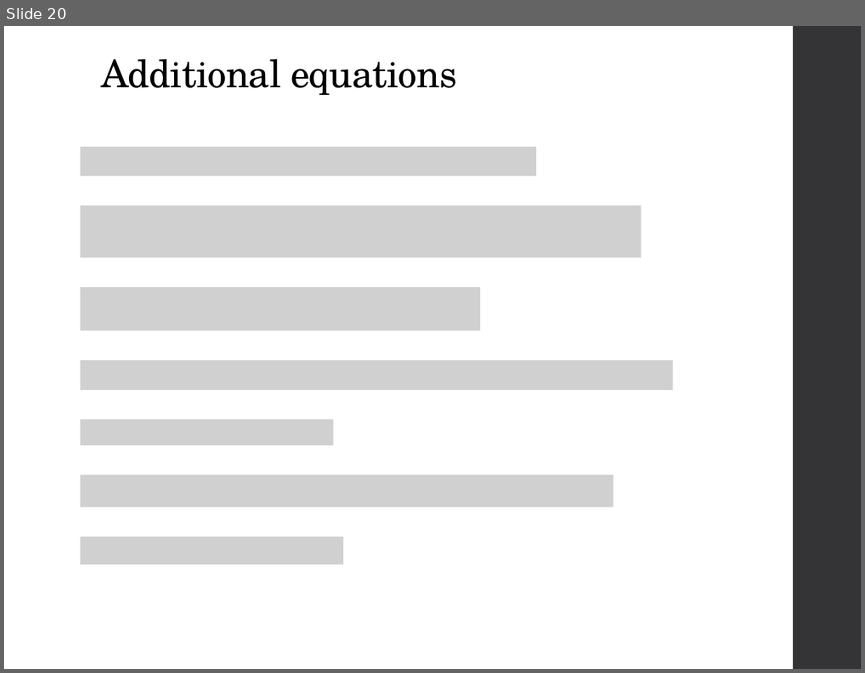
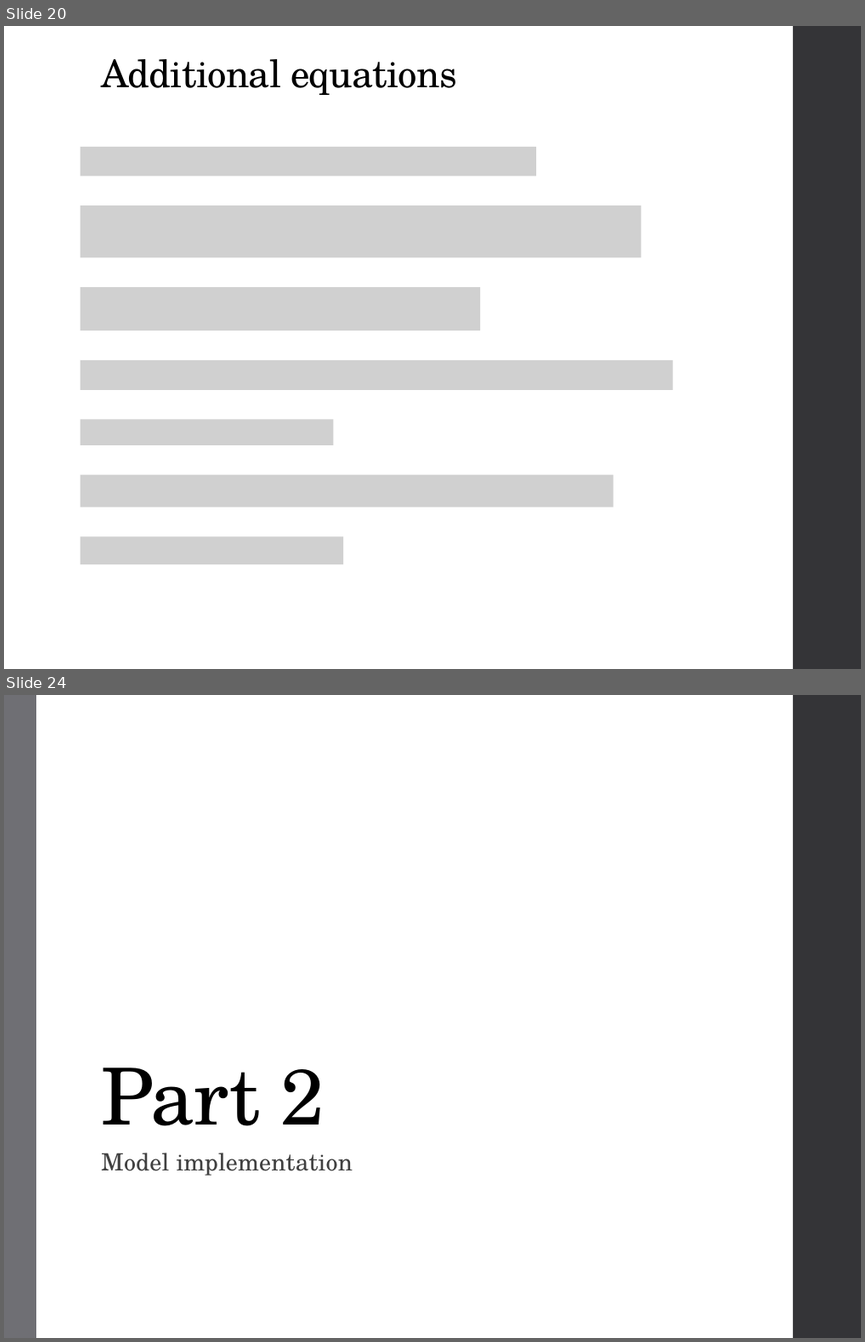
Before and after one commit to camilleminaudo/oxygen-model-demo, a slide deck: 20221222_Building a process-based model, from scratch.pptx. Shown one above the other, each under a label of ours: slide 20 before the commit, slides 20 and 24 after it; the slides between them are not shown. The pictures are 865x673 and 865x1342 pixels, drawn with LibreOffice and Linux fonts; fonts in the diff are those of the drawing; grey boxes stand for pictures. Boxes give left, top, right and bottom in pixels: in the first picture for what was removed or moved away, otherwise in the second. Text is boxed around its words. In the diff, an @@ line names an element or a change of style, - is before the commit and + after.

```diff
--- a/20221222_Building a process-based model, from scratch.pptx
+++ b/20221222_Building a process-based model, from scratch.pptx
@@ slide 24 added at <box>4,695,861,1338</box>, background #FFFFFF; not listed: 1 template element that a slide beside it also shows @@
@@ rectangle added at <box>4,695,36,1338</box>, fill #6F6F74 @@
@@ title added at <box>101,1067,324,1126</box>, 66 pt, text #000000 @@
+Part 2
@@ text added at <box>101,1152,352,1175</box>, 20 pt, text #404040 @@
+Model implementation
```
Also in this commit, not shown: 3 slides changed, 4 other slides added, 1 slide removed, 1 other file.
